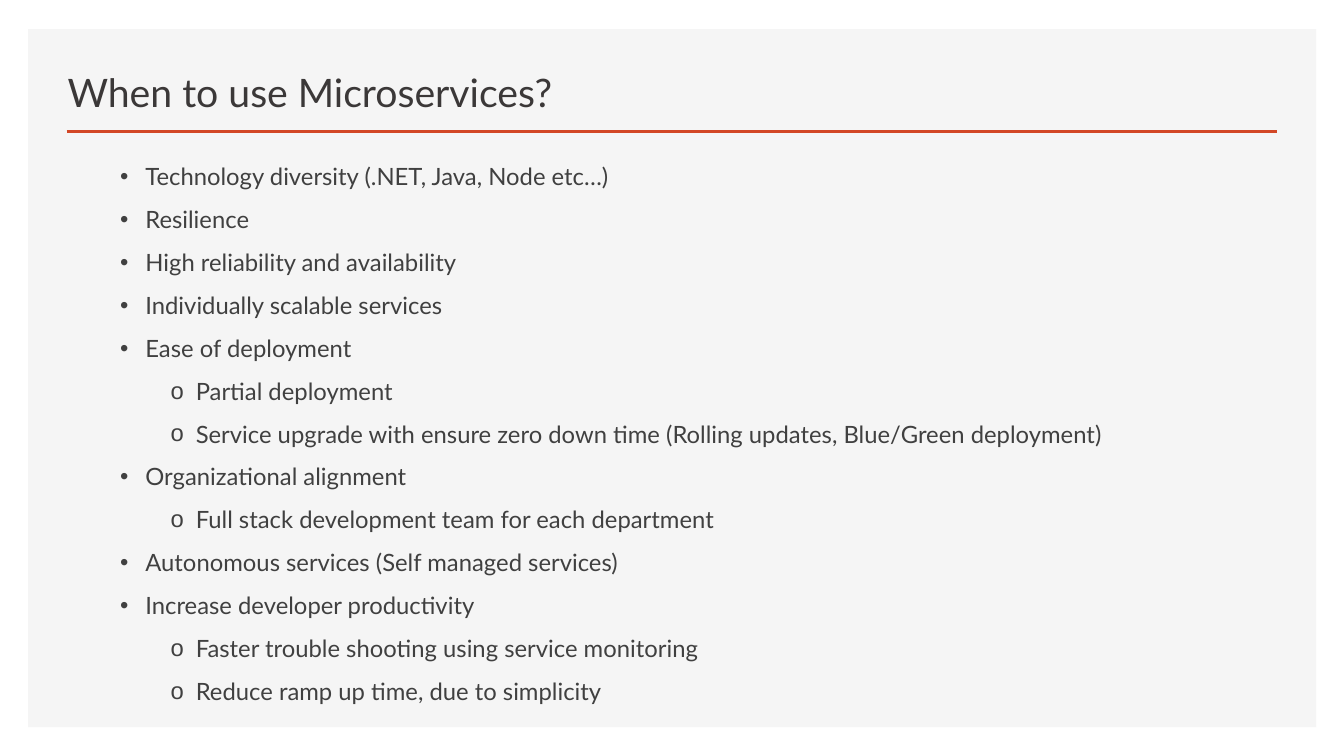
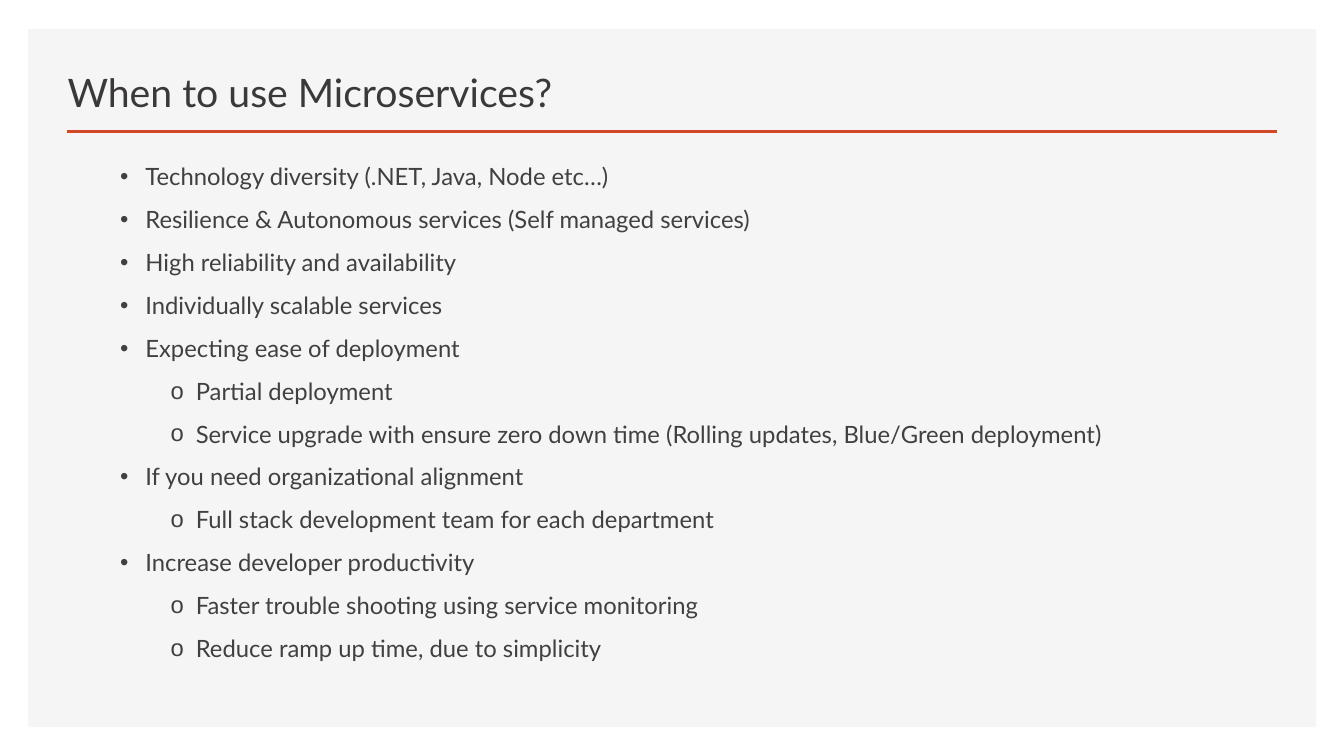
Before and after one commit to brianperera/EasyMaintain, a slide deck: slide 7 of Documents/MicroServices.pptx. Drawn at 1344x756 pixels with LibreOffice and Linux fonts; fonts in the diff are those of the drawing. Boxes give left, top, right and bottom in pixels: in the first picture for what was removed or moved away, otherwise in the second. Text is boxed around its words. In the diff, an @@ line names an element or a change of style, - is before the commit and + after.

```diff
--- a/Documents/MicroServices.pptx
+++ b/Documents/MicroServices.pptx
@@ text at box(145, 209, 750, 233): text changed @@
-  • Resilience
+  • Resilience & Autonomous services (Self managed services)
@@ text at box(145, 339, 460, 362): text changed @@
-  • Ease of deployment
+  • Expecting ease of deployment
@@ text at box(145, 467, 524, 490): text changed @@
-  • Organizational alignment
+  • If you need organizational alignment
@@ text at box(145, 553, 618, 576): paragraph removed @@
-  • Autonomous services (Self managed services)
```
Also in this commit, not shown: 8 other slides changed, 1 slide added.
